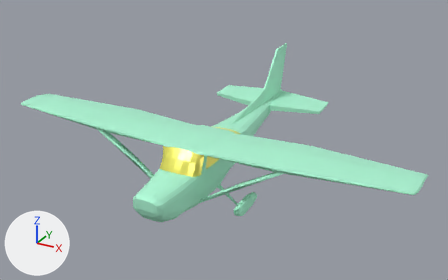
One commit to the FBX model Assets/3D models/cessna.fbx: the scene before it, then after it.
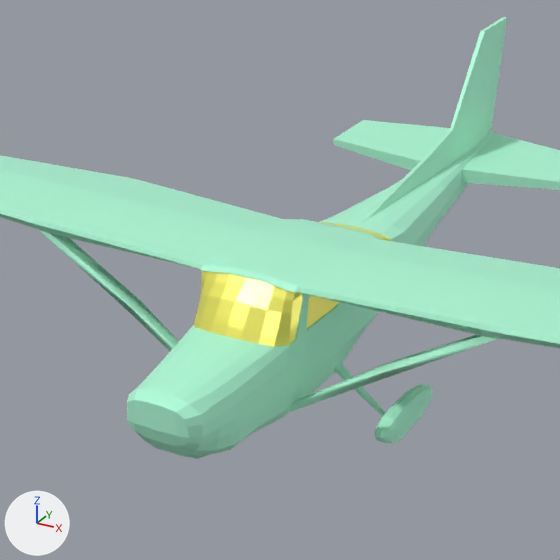
Each version is shown whole from a camera (50 mm lens) standing at (7.36, -9.31, 6.88) and looking at (0.02, 4.03, 0.21), then close up on the part from 18% to 69% of the width and 13% to 94% of the height. Lighting does not change. The marker at lower left points along +X, +Y and +Z. Where no turn or scale is listed for an object, it has been applied to the vertices.

Objects in the first close-up: 'body', 'wheelwell'.
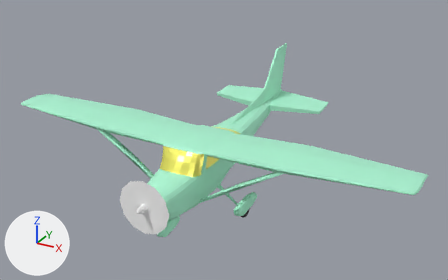
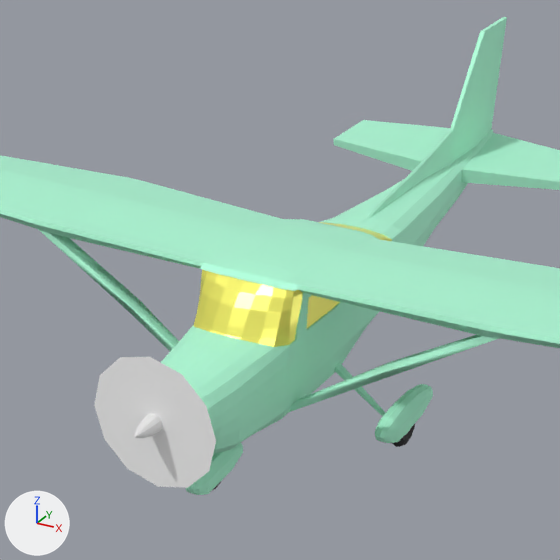
Commit message: updated cessna

Where the change shows, as pixel boxes [x1, y1, x2, y2] in the close-ups (560 x 560 px; the box of a moved part takes in the faces that stretch with it):
'body', reshaped: before [0, 17, 560, 459]; after [0, 17, 560, 454]
'Circle.001', added: after [94, 357, 216, 488]
'front wheelwell', added (green): after [185, 443, 243, 495]
'Circle', added: after [134, 414, 163, 438]
'wheel', added: after [392, 424, 415, 447]
    faces in mat_material_002 (black #000000): [392, 424, 415, 447]
part 1 of me_cube_001, built on: before [49, 218, 486, 443]; after [49, 218, 486, 454]
part 2 of me_cube_001, moved or reshaped: before [320, 31, 493, 246]; after [321, 31, 493, 246]

Patch to the scene script:
```diff
--- a/Assets/3D models/cessna.fbx.py
+++ b/Assets/3D models/cessna.fbx.py
@@ mat_material_002 @@
+mat_material_002 = principled_material('Material.002')
+mat_material_002.base_color = (0.0, 0.0, 0.0)  # black #000000
@@ mat_propeller @@
+mat_propeller = principled_material('propeller')
+mat_propeller.base_color = (1.0, 1.0, 1.0)  # white #ffffff
+mat_propeller.roughness = 0.0
@@ me_cube_001 @@
 # used by ob_body; location = (0.0, 3.08, 0.23)
-me_cube_001.from_pydata(...)  # 877 vertices, 874 faces; spans x -5.46..5.46, y -2.68..4.99, z -1.22..1.68
+me_cube_001.from_pydata(...)  # 907 vertices, 904 faces; spans x -5.46..5.46, y -2.68..4.99, z -1.22..1.68
+# me_cube_001 part 1
+# 1 vertex is removed from x 0.23, y -1.69, z -0.86
+# 5 faces are deleted
+# 14 vertices in x -0.55..0.55, y -1.21..-0.98, z 0.3..0.53 move by (0.0, 0.0, 0.01)
+# 12 vertices in x -0.55..0.48, y -1.7..-0.87, z -0.68..0.57 move by (0.0, 0.0, -0.03)
+# 8 vertices in x -0.33..0.53, y -1.27..-0.12, z -0.8..0.55 move by (0.0, 0.0, -0.01)
+# 8 vertices in x -0.55..0.55, y -1.11..-1.03, z 0.13..0.47 move by (0.0, 0.0, 0.03)
+# 8 vertices in x -0.54..0.54, y -1.16..-1.05, z 0.05..0.27 move by (0.0, 0.0, 0.04)
+# 5 vertices in x -0.34..0.39, y -1.7..-1.13, z -0.79..0.52 move by (0.0, 0.0, -0.02)
+# 35 vertices move from x -0.58..0.58, y -1.46..-0.03, z -0.9..0.54 to x -0.58..0.58, y -1.5..-0.01, z -0.88..0.54
+# 31 vertices are added at x -0.06..0.23, y -1.8..-1.67, z -1.09..-0.88
+# 35 new faces join them, mat_body (green #bbffe1)
+# me_cube_001 part 2
+# 42 vertices move from x -0.45..0.54, y 0.86..4.12, z -0.35..0.64 to x -0.42..0.54, y 0.85..4.16, z -0.36..0.64
 me_cube_001.materials.append(mat_body)
@@ me_torus_003 @@
+me_torus_003.from_pydata(...)  # 156 vertices, 146 faces; spans x 1.192..1.364, y 2.584..3.044, z -1.163..-0.703
+# faces by material slot: [74, 72]
+me_torus_003.materials.append(mat_body)  # green #bbffe1
+me_torus_003.materials.append(mat_material_002)  # black #000000
@@ me_circle @@
+me_circle.from_pydata(...)  # 61 vertices, 60 faces; spans x -0.099..0.099, y -0.26..0.092, z -0.13..0.067
@@ me_cube_003_1 @@
+me_cube_003_1.from_pydata(...)  # 168 vertices, 166 faces; spans x -0.106..0.106, y -0.429..0.45, z -0.182..0.108
+me_cube_003_1.materials.append(mat_body)  # green #bbffe1
@@ me_torus_007 @@
+me_torus_007.from_pydata(...)  # 156 vertices, 146 faces; spans x -0.072..0.072, y -0.192..0.192, z -0.192..0.192
+# faces by material slot: [74, 72]
+me_torus_007.materials.append(mat_body)  # green #bbffe1
+me_torus_007.materials.append(mat_material_002)  # black #000000
@@ me_circle_001 @@
+me_circle_001.from_pydata(...)  # 36 vertices, 25 faces; spans x -0.67..0.67, y 0.0, z -0.67..0.67
+me_circle_001.materials.append(mat_propeller)  # white #ffffff
@@ ob_wheel @@
+ob_wheel = bpy.data.objects.new('wheel', me_torus_003)
+ob_wheel.location = (0.0, 0.0, 0.0)
@@ ob_circle @@
+ob_circle = bpy.data.objects.new('Circle', me_circle)
+ob_circle.location = (0.0, 0.36, -0.01)
@@ ob_front_wheelwell @@
+ob_front_wheelwell = bpy.data.objects.new('front wheelwell', me_cube_003_1)
+ob_front_wheelwell.location = (0.0, 1.29, -0.94)
@@ ob_front_wheel @@
+ob_front_wheel = bpy.data.objects.new('front wheel', me_torus_007)
+ob_front_wheel.location = (0.0, 1.25, -1.02)
@@ ob_circle_001 @@
+ob_circle_001 = bpy.data.objects.new('Circle.001', me_circle_001)
+ob_circle_001.location = (0.0, 0.39, -0.04)
```
